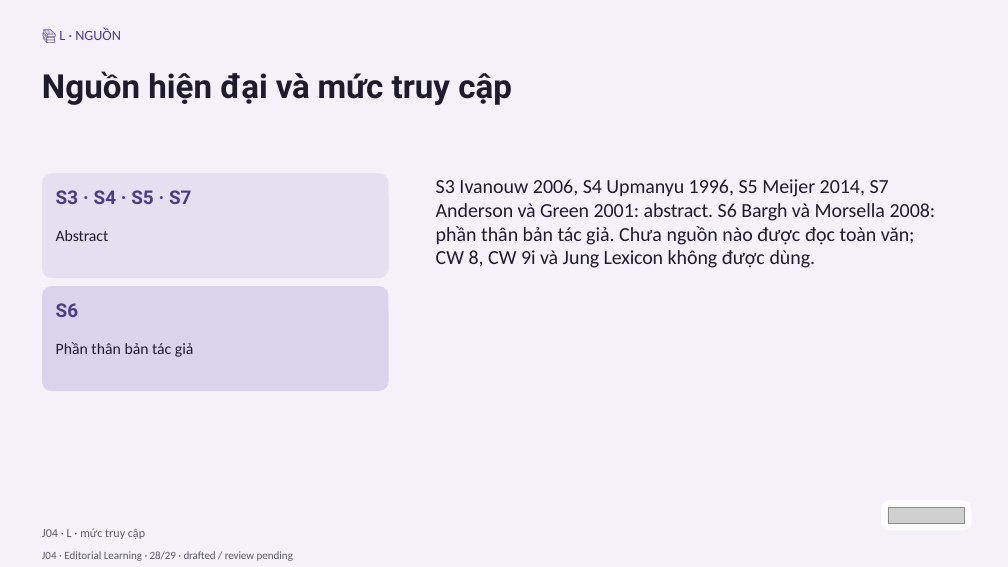
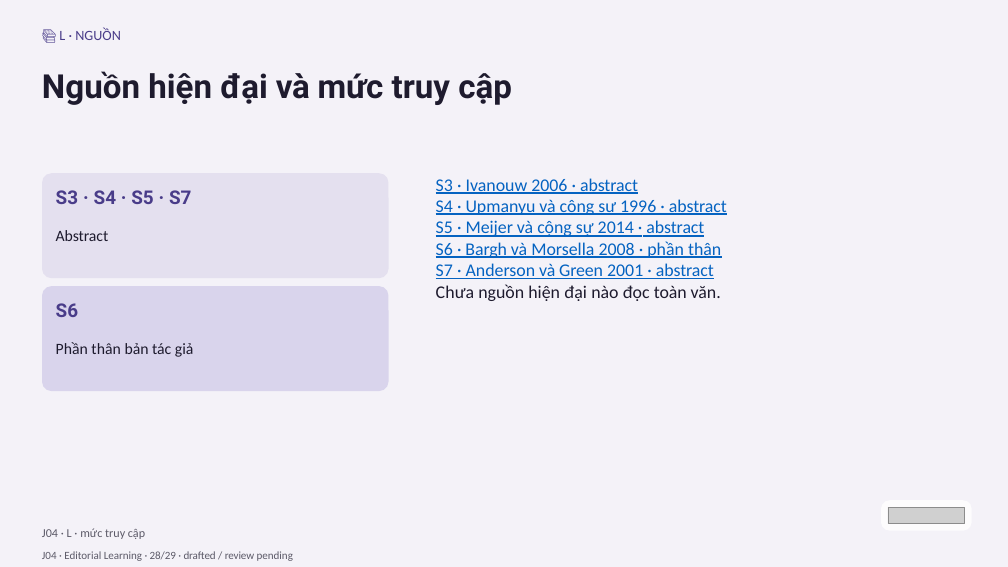
Before and after one commit to vohoailinh90/Multiple-report, a slide deck: slide 28 of psychology-knowledge/03-Carl-Gustav-Jung/visuals/j04.pptx. Drawn at 1008x567 pixels with LibreOffice and Linux fonts; fonts in the diff are those of the drawing; grey boxes stand for pictures. Boxes give left, top, right and bottom in pixels: in the first picture for what was removed or moved away, otherwise in the second. Text is boxed around its words. In the diff, an @@ line names an element or a change of style, - is before the commit and + after.

```diff
--- a/psychology-knowledge/03-Carl-Gustav-Jung/visuals/j04.pptx
+++ b/psychology-knowledge/03-Carl-Gustav-Jung/visuals/j04.pptx
@@ text at <box>436,178,727,301</box>: text changed; size 28.5 to 25.5 pt; text colour #1E1B2E to #0563C1 @@
-S3 Ivanouw 2006, S4 Upmanyu 1996, S5 Meijer 2014, S7 Anderson và Green 2001: abstract. S6 Bargh và Morsella 2008: phần thân bản tác giả. Chưa nguồn nào được đọc toàn văn; CW 8, CW 9i và Jung Lexicon không được dùng.
+S3 · Ivanouw 2006 · abstract
+S4 · Upmanyu và cộng sự 1996 · abstract
+S5 · Meijer và cộng sự 2014 · abstract
+S6 · Bargh và Morsella 2008 · phần thân
+S7 · Anderson và Green 2001 · abstract
+Chưa nguồn hiện đại nào đọc toàn văn.
```
Also in this commit, not shown: 1 other slide changed, 8 other files.
